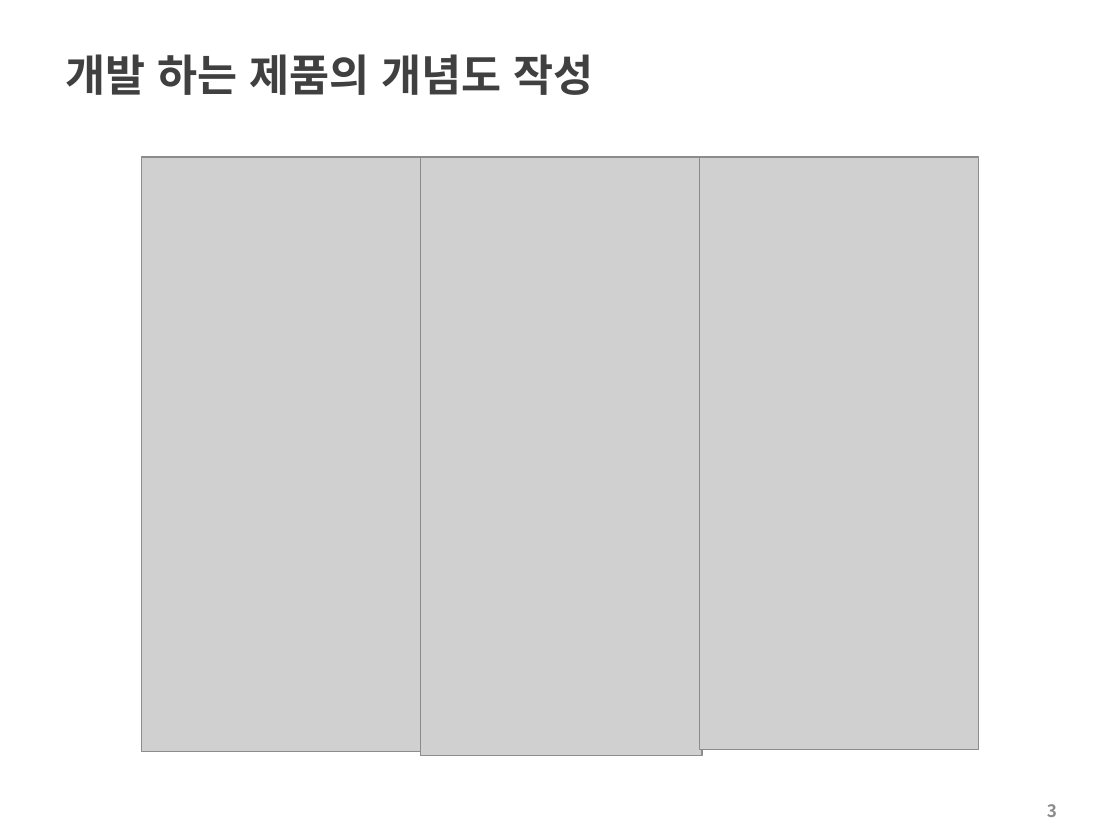
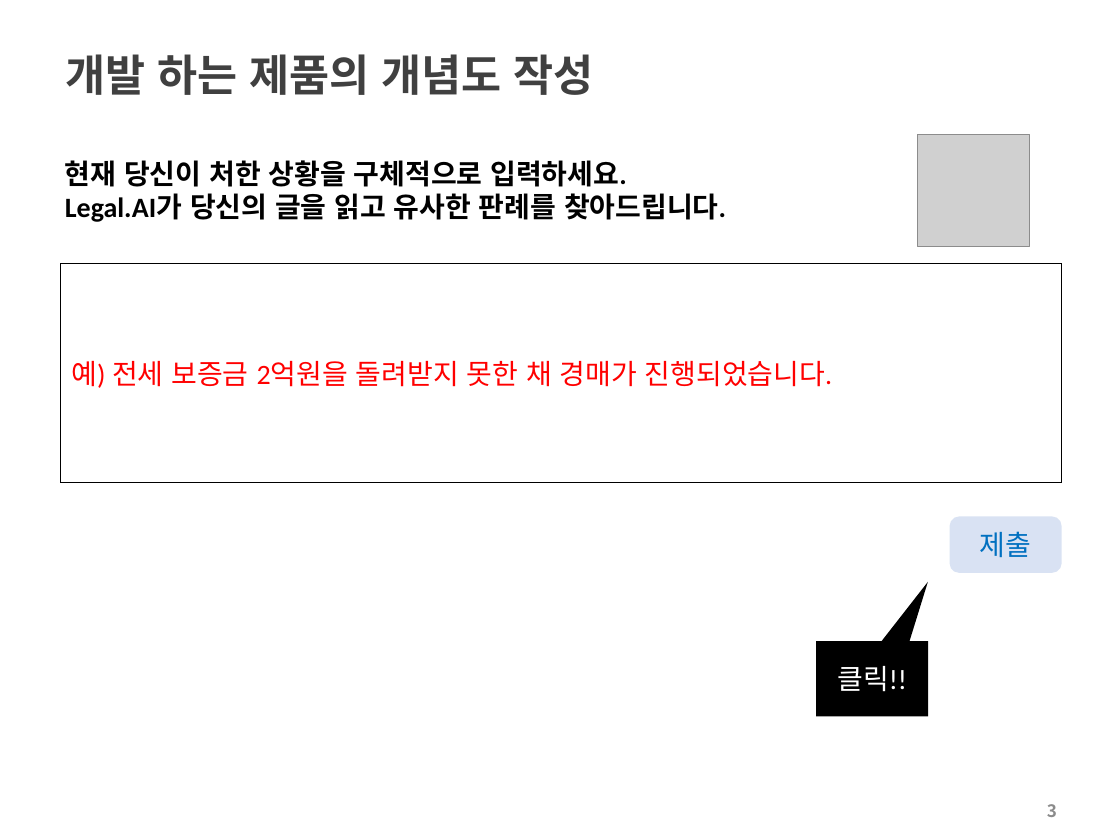
Before and after one commit to choisinho/capstone1, a slide deck: slide 3 of 2022-2-PreCapstoneDesign-최종보고서.pptx. Drawn at 1120x840 pixels with LibreOffice and Linux fonts; fonts in the diff are those of the drawing; grey boxes stand for pictures; background and template pictures are left out. Boxes give left, top, right and bottom in pixels: in the first picture for what was removed or moved away, otherwise in the second. Text is boxed around its words. In the diff, an @@ line names an element or a change of style, - is before the commit and + after.

```diff
--- a/2022-2-PreCapstoneDesign-최종보고서.pptx
+++ b/2022-2-PreCapstoneDesign-최종보고서.pptx
@@ picture added at <box>918,134,1030,246</box> @@
@@ text added at <box>65,160,726,222</box>, 18 pt, text #000000, bold @@
+현재 당신이 처한 상황을 구체적으로 입력하세요.
+Legal.AI가 당신의 글을 읽고 유사한 판례를 찾아드립니다.
@@ picture removed at <box>141,157,421,752</box> @@
@@ picture removed at <box>420,157,702,755</box> @@
@@ picture removed at <box>700,157,979,749</box> @@
@@ rectangle added at <box>60,263,1062,483</box>, fill #FFFFFF, outline #000000 1 pt, 18 pt, text #FF0000 @@
+예) 전세 보증금 2억원을 돌려받지 못한 채 경매가 진행되었습니다.
@@ rounded rectangle added at <box>950,516,1062,572</box>, fill #4472C4 at 20% opacity, 18 pt, text #0070C0 @@
+제출
@@ speech box added at <box>816,642,928,717</box>, fill #000000, 18 pt, text #FFFFFF @@
+클릭!!
```
Also in this commit, not shown: 2 other slides changed, 1 slide added.
